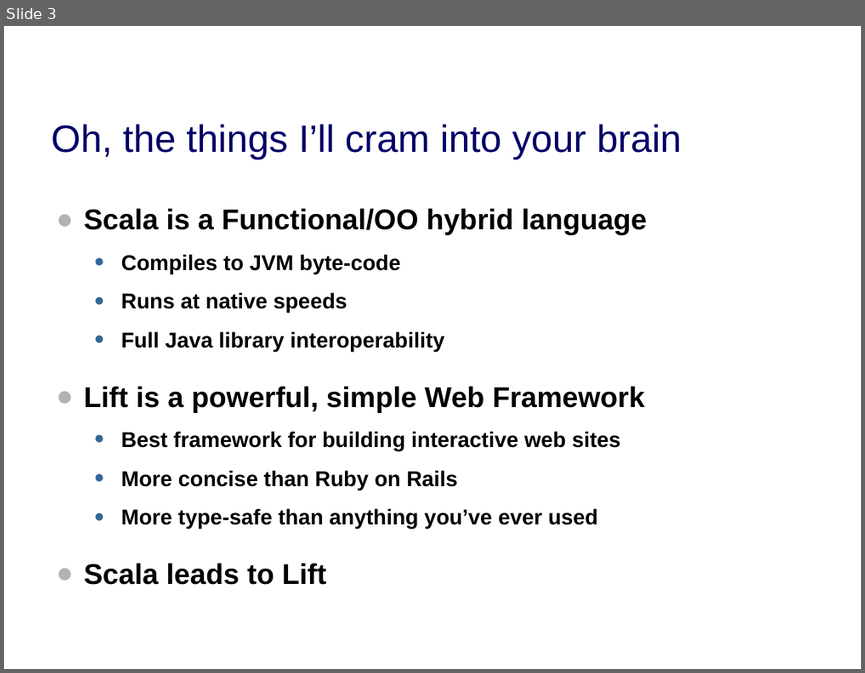
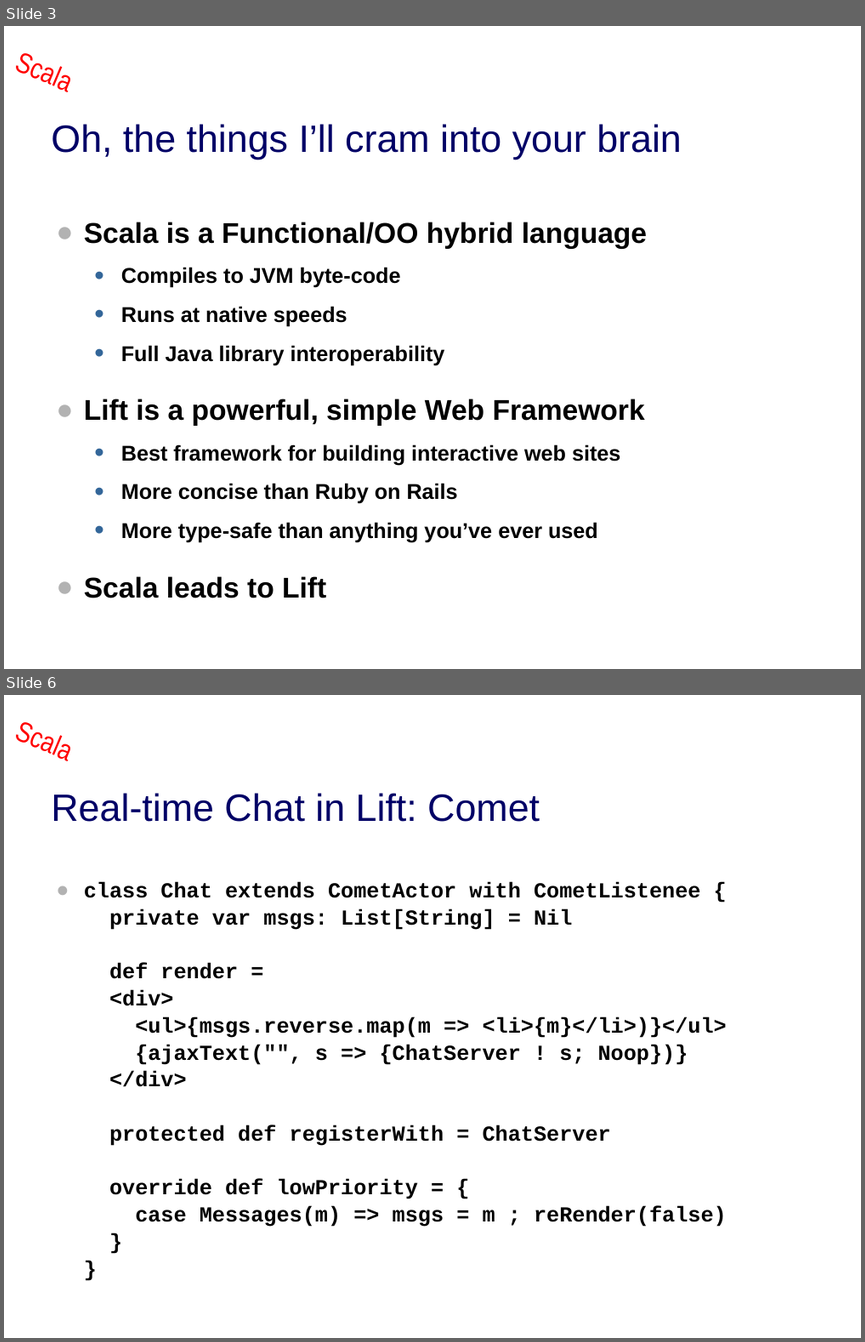
Before and after one commit to dpp/lift-samples, a slide deck: presentations/2009_dpp_qcon_tss/dpp_tss.ppt. Shown one above the other, each under a label of ours: slide 3 before the commit, slides 3 and 6 after it; the slides between them are not shown. The pictures are 865x673 and 865x1342 pixels, drawn with LibreOffice and Linux fonts; fonts in the diff are those of the drawing; background and template pictures are left out. Boxes give left, top, right and bottom in pixels: in the first picture for what was removed or moved away, otherwise in the second. Text is boxed around its words. In the diff, an @@ line names an element or a change of style, - is before the commit and + after.

```diff
--- a/presentations/2009_dpp_qcon_tss/dpp_tss.ppt
+++ b/presentations/2009_dpp_qcon_tss/dpp_tss.ppt
@@ slide 6 added at (x1=4, y1=695, x2=861, y2=1338), background picture (left out); not listed: 1 template element that a slide beside it also shows @@
@@ title added at (x1=51, y1=793, x2=540, y2=822), 32 pt, text #000066 @@
+Real-time Chat in Lift: Comet
@@ text added at (x1=84, y1=882, x2=726, y2=1226), 18 pt, text #000000, bold @@
+● class Chat extends CometActor with CometListenee {
+  private var msgs: List[String] = Nil
+  def render =
+  <div>
+  <ul>{msgs.reverse.map(m => <li>{m}</li>)}</ul>
+  {ajaxText("", s => {ChatServer ! s; Noop})}
+  </div>
+  protected def registerWith = ChatServer
+  override def lowPriority = {
+  case Messages(m) => msgs = m ; reRender(false)
+  }
+  }
@@ slide 3 changed as well @@
@@ text added at (x1=6, y1=26, x2=93, y2=103), 24 pt, text #FF0000 @@
+Scala
@@ text "Scala is a Functional/OO hybrid ..." moved from (x1=84, y1=208, x2=647, y2=584) to (x1=84, y1=222, x2=647, y2=598) @@
```
Also in this commit, not shown: 3 other slides changed, 11 other slides added, 2 slides removed.
